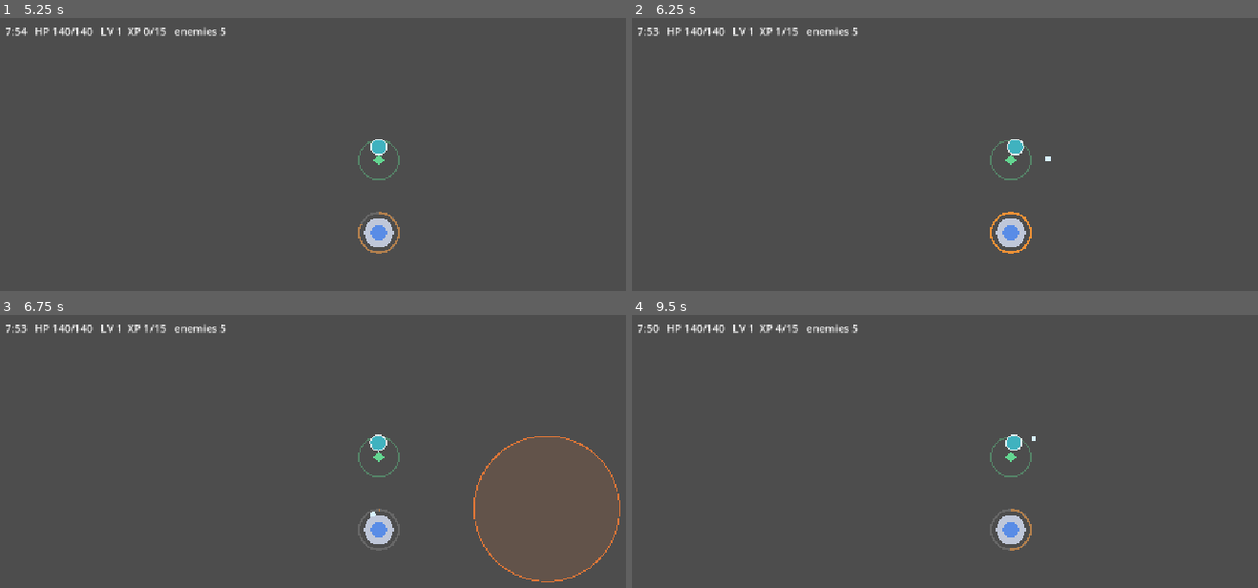
Above: before the commit, frames 1-4 (two rows, left to right).
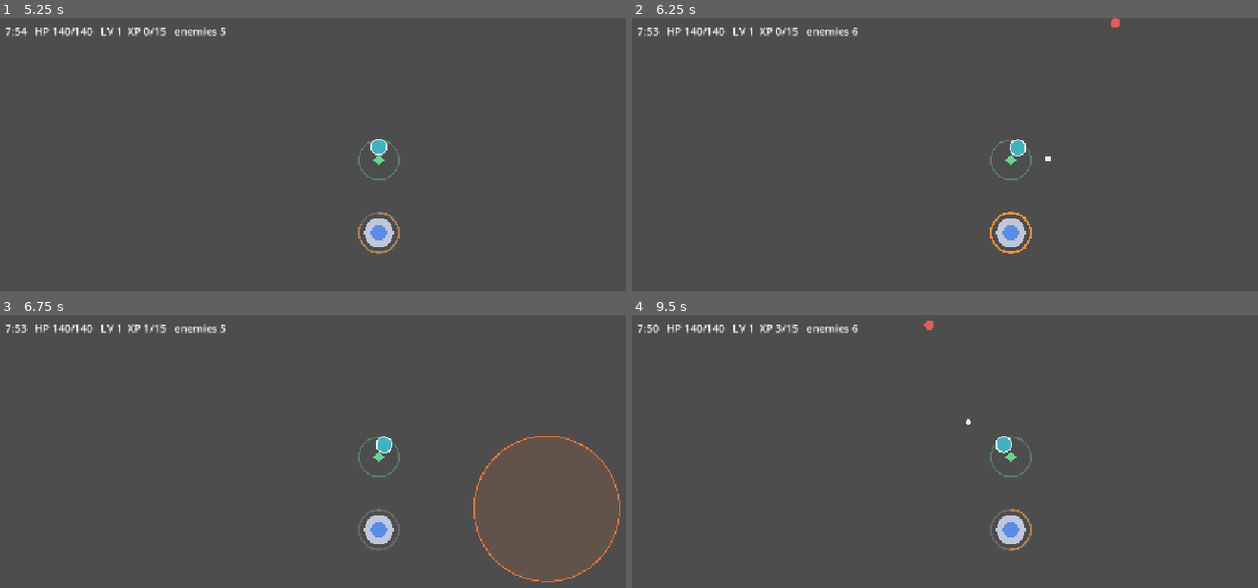
Above: after the commit, the same moments.

Repository: tapiokdev/squadron-concept-game
Game: Godot game, scene res://main.tscn
Two runs of this game, one before a commit and one after it. Both use one fixed random seed, a clock stepped at 60 frames per second and the inputs below.
Inputs (mouse positions are in pixels of both pictures, inside the frame that each line leads up to):
- Up to frame 1 (5.25 s): tap Enter at 0.5, 2.75, 4.25 s; move the mouse to (544, 211) at 0.52 s; click (544, 211) at 0.67 s; drag from (225, 255) to (outside the picture) at 1.27 s; tap Space at 2, 3.5, 5 s; move the mouse to (456, 138) at 2.02 s; click (456, 138) at 2.17 s; drag from (outside the picture) to (150, 168) at 2.77 s; move the mouse to (outside the picture) at 3.52 s; click (outside the picture) at 3.67 s; drag from (150, 168) to (262, 124) at 4.27 s; move the mouse to (419, 233) at 5.02 s; click (419, 233) at 5.17 s
- Up to frame 2 (6.25 s): drag from (894, 124) to (857, 255) at 5.77 s
- Up to frame 3 (6.75 s): move the mouse to (544, 508) at 6.52 s; click (544, 508) at 6.67 s
- Up to frame 4 (9.5 s): drag from (857, 552) to (945, 358) at 7.27 s; move the mouse to (1088, 435) at 8.02 s; click (1088, 435) at 8.17 s; drag from (outside the picture) to (782, 465) at 8.77 s

Frame 1 is identical in both runs. In frame 2, 0.2% of the frame differs, in the area x 22-78%, y 0-51%; in frame 3, 0.2%; in frame 4, 0.3%, in the area x 22-65%, y 2-51%.

Commit message:
Bolt only targets enemies on screen
Bolt's 420px range exceeds the 324px half-height, so it was sniping
chaff above/below the view before the player ever saw it — reads as
the game playing itself. Targeting now requires the enemy inside the
viewport (slightly grown); range still limits the sides.

Co-Authored-By: Claude Fable 5 <noreply@anthropic.com>

Diff:
--- a/scripts/weapons/bolt_weapon.gd
+++ b/scripts/weapons/bolt_weapon.gd
@@ -30,7 +30,7 @@
 	_cd = maxf(_cd - delta, 0.0)
 	if _cd > 0.0:
 		return
-	var target := _enemies.nearest_live(_tower.position, attack_range)
+	var target := _nearest_visible()
 	if target == null:
 		return
 	_cd = cooldown
@@ -40,3 +40,18 @@
 		_projectiles.try_spawn(
 			_tower.position, base_dir.rotated(offset),
 			projectile_speed, damage, attack_range + 80.0, pierce)
+
+## Nearest enemy in range that is also on screen — shooting chaff the
+## player can't see reads as the game playing itself.
+func _nearest_visible() -> Enemy:
+	var view := Rect2(Vector2.ZERO, _tower.get_viewport_rect().size).grow(8.0)
+	var best: Enemy = null
+	var best_dist_sq := attack_range * attack_range
+	for enemy in _enemies.live:
+		if not view.has_point(enemy.global_position):
+			continue
+		var dist_sq := _tower.position.distance_squared_to(enemy.global_position)
+		if dist_sq < best_dist_sq:
+			best_dist_sq = dist_sq
+			best = enemy
+	return best
